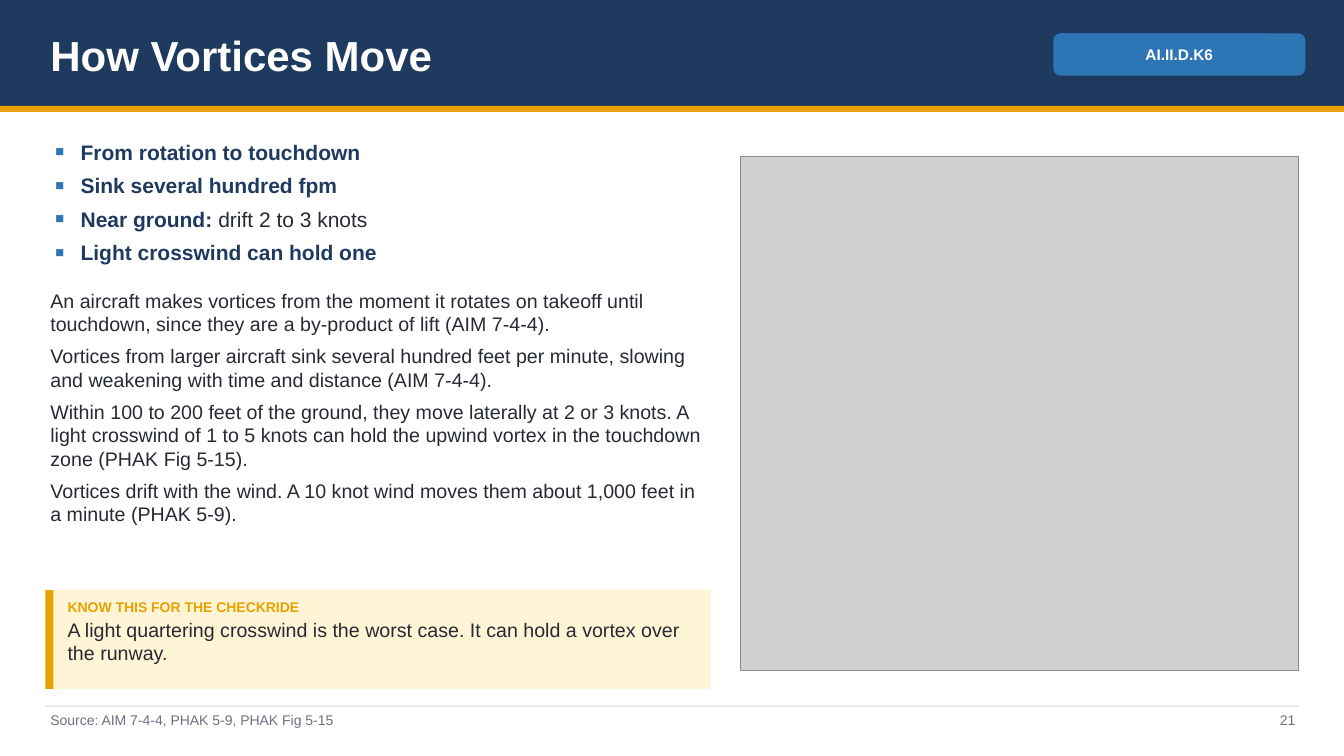
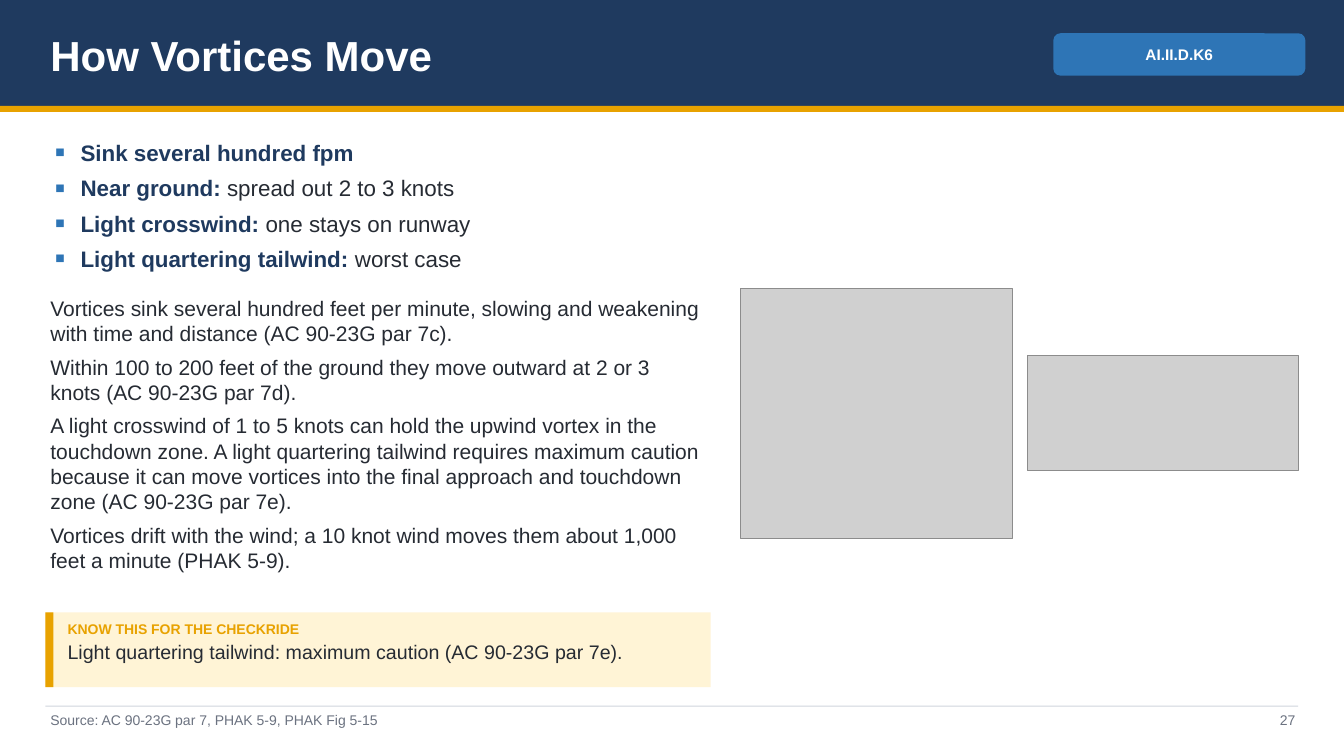
Before and after one commit to greenleeezekial1-glitch/Claude, a slide deck: slide 27 of Area II - Technical Subject Areas/II.D Principles of Flight - Slides.pptx (slide 21 before the commit). Drawn at 1344x756 pixels with LibreOffice and Linux fonts; fonts in the diff are those of the drawing; grey boxes stand for pictures. Boxes give left, top, right and bottom in pixels: in the first picture for what was removed or moved away, otherwise in the second. Text is boxed around its words. In the diff, an @@ line names an element or a change of style, - is before the commit and + after.

```diff
--- a/Area II - Technical Subject Areas/II.D Principles of Flight - Slides.pptx
+++ b/Area II - Technical Subject Areas/II.D Principles of Flight - Slides.pptx
@@ text at (81,144,360,161): paragraph removed @@
-■ From rotation to touchdown
@@ text at (81,144,354,166): size 15 to 16 pt in "Sink several hundred fpm" @@
@@ text at (50,179,699,572): text changed; size 14 to 15 pt @@
-■ Near ground: drift 2 to 3 knots
-■ Light crosswind can hold one
-An aircraft makes vortices from the moment it rotates on takeoff until touchdown, since they are a by-product of lift (AIM 7-4-4).
-Vortices from larger aircraft sink several hundred feet per minute, slowing and weakening with time and distance (AIM 7-4-4).
-Within 100 to 200 feet of the ground, they move laterally at 2 or 3 knots. A light crosswind of 1 to 5 knots can hold the upwind vortex in the touchdown zone (PHAK Fig 5-15).
-Vortices drift with the wind. A 10 knot wind moves them about 1,000 feet in a minute (PHAK 5-9).
+■ Near ground: spread out 2 to 3 knots
+■ Light crosswind: one stays on runway
+■ Light quartering tailwind: worst case
+Vortices sink several hundred feet per minute, slowing and weakening with time and distance (AC 90-23G par 7c).
+Within 100 to 200 feet of the ground they move outward at 2 or 3 knots (AC 90-23G par 7d).
+A light crosswind of 1 to 5 knots can hold the upwind vortex in the touchdown zone. A light quartering tailwind requires maximum caution because it can move vortices into the final approach and touchdown zone (AC 90-23G par 7e).
+Vortices drift with the wind; a 10 knot wind moves them about 1,000 feet a minute (PHAK 5-9).
@@ picture: place and size @@
-picture at (741,156,1299,670)
+picture at (741,288,1012,538)
@@ picture added at (1027,356,1299,471) @@
@@ rectangle: place and size @@
-rectangle at (45,590,711,689)
+rectangle at (45,612,711,687)
@@ rectangle: place and size @@
-rectangle at (45,590,53,689)
+rectangle at (45,612,53,687)
@@ text "KNOW THIS FOR THE CHECKRIDE": place and size @@
-text "KNOW THIS FOR THE CHECKRIDE" at (68,602,679,664)
+text "KNOW THIS FOR THE CHECKRIDE" at (68,624,623,663)
@@ text at (68,644,623,663): text changed @@
-A light quartering crosswind is the worst case. It can hold a vortex over the runway.
+Light quartering tailwind: maximum caution (AC 90-23G par 7e).
@@ text at (50,715,378,728): text changed @@
-Source: AIM 7-4-4, PHAK 5-9, PHAK Fig 5-15
+Source: AC 90-23G par 7, PHAK 5-9, PHAK Fig 5-15
@@ text at (1280,715,1296,725): text changed @@
-21
+27
```
Also in this commit, not shown: 46 other slides changed, 8 slides added, 1 slide removed, 19 other files.
